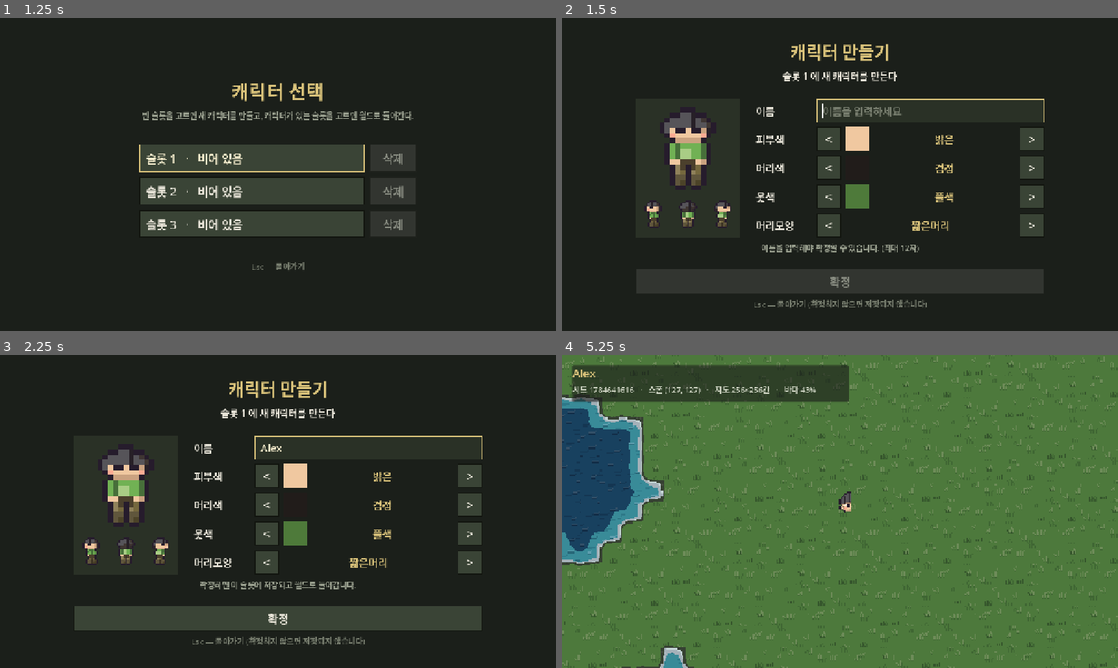
Above: before the commit, frames 1-4 (two rows, left to right).
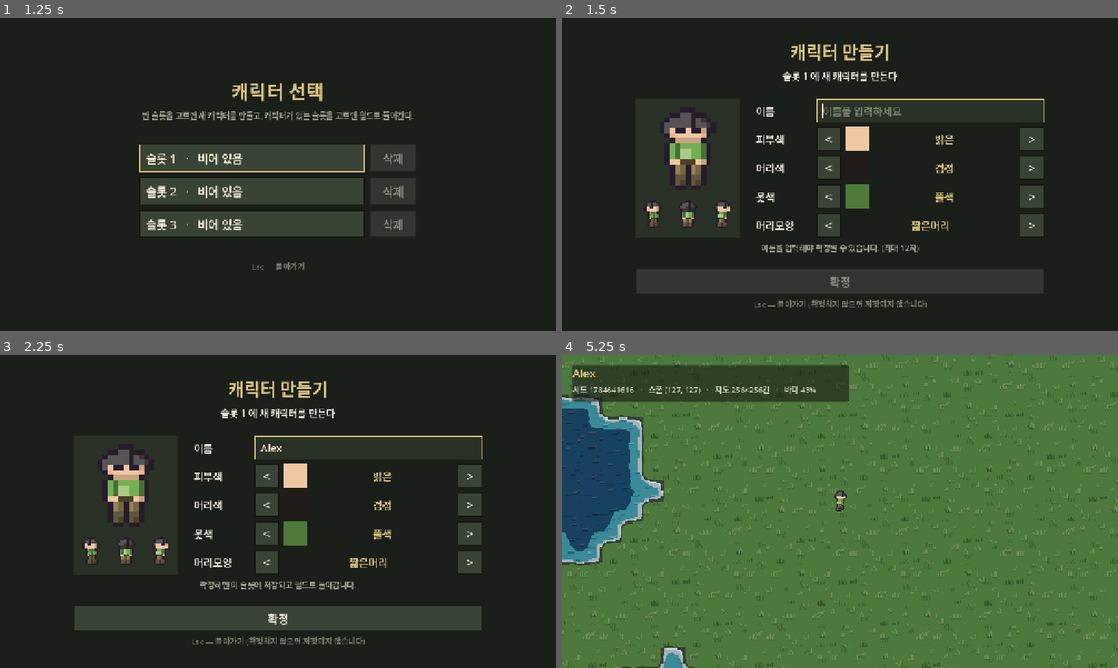
Above: after the commit, the same moments.

Repository: kimtuna/Gunfarm
Game: Godot game, scene res://scenes/main_menu.tscn
Same seed, same stepped clock (60 frames per second), same inputs: the game is played once before the commit and once after it.
Inputs (mouse positions are in pixels of both pictures, inside the frame that each line leads up to):
- Up to frame 1 (1.25 s): click "플레이" at 0.5 s
- Up to frame 2 (1.5 s): click "슬롯 1 · 비어 있음" at 1.25 s
- Up to frame 3 (2.25 s): click (366, 448) at 2.02 s; type "Alex" at 2.1 s
- Up to frame 4 (5.25 s): click "<" at 2.75 s; click ">" at 3.5 s; click "확정" at 4.25 s; tap Enter at 5 s; move the mouse to (962, 495) at 5.02 s; hold D (move_right) from 5.03 s (still down); click (962, 495) at 5.17 s

Frame 1 is identical in both runs. In frame 2, less than 0.1% of the frame differs, in the area x 16-29%, y 46-65%; in frame 3, less than 0.1%; in frame 4, 0.2%, in the area x 49-52%, y 43-51%.

Commit message:
[INBOX #20] 17px 걷기 — 6프레임 × 4방향 × 머리모양 4종을 새 캔버스에서 다시 구웠다
34px 로 남아 있던 걷기 시트 4장을 idle 과 같은 17px 캔버스로 다시 굽고, 걷기 진폭과
재생 속도를 그 크기에 맞춰 다시 잡았다. 검사(`qa_sprite_check.py`)의 걷기 스펙도 옛
34px 숫자를 버리고 idle 과 같은 스펙 위로 옮겼다.

## 스스로 판단해서 고친 부분
- **몸이 가라앉는 바운스를 뺐다(`bob=0`).** 몸 알맹이가 14px 뿐이라 최소 단위인 1px
  이 목을 통째로 먹어서, 튀는 게 아니라 주저앉는 것으로 보였다(3배로 나란히 놓고
  확인). 다리도 세 줄뿐이라 몸만 내려가면 한 줄을 잃어 「비율」·「대비」가 깨졌다.
- **허리띠가 소매를 가로지르지 않게 했고, 내부선을 만들지도 받지도 않게 했다.**
  걷다가 손이 허리띠 줄을 비우는 순간 소매 끝이 통째로 띠가 되고 허벅지 줄이 통째로
  어두워졌다. 이 고침으로 idle 픽셀도 두 칸 바뀌어 idle 도 같이 다시 구웠다(「단색」
  pants 60% → 40%).
- **앞/뒷모습 팔 스윙을 어깨가 아니라 손만 움직이게 했다.** 어깨까지 올라가면 상의
  맨 윗줄이 한 줄 올라가 머리 비율이 43% → 36% 로 잡힌다.
- **재생 속도 10 → 14fps.** 보폭은 절반이 됐는데 이동 속도 240 은 그대로라 한 걸음이
  캐릭터 키의 1.4배가 됐다. 걸음 빈도는 다리 길이의 제곱근에 반비례한다.
- **「이어짐」 상한을 0.40 → 0.30 으로 조이고, 「각짐」은 걷기에서도 5px 로 뒀다.**
  머리모양별 완화표(`_WALK_BY_STYLE`)는 필요가 없어져 통째로 없앴다.
- **`qa_player_walk.gd` 의 기다림을 시간 기준으로 바꿨다** — INBOX #21 의 범위지만
  #20 (3) "다시 통과시킨다"를 지키려면 그 길밖에 없었다. `WALK_FPS` 를 망가뜨려
  FAIL 이 나는 것까지 확인했고, #21 에는 `qa_player_world.gd` 만 남았다고 적었다.

## 어려움 / 에러와 해결
- 반으로 나눈 값으로 시작했더니 「대비」 pants|boot 3, 「단색」 pants 84% 로 깨졌다.
  원인은 진폭이 아니라 위의 허리띠 두 가지였다 — 진폭보다 먼저 고쳤다.
- 보폭 1.7 부터는 「이어짐」이 상한을 넘는다. 눈으로는 1.8 이 제일 시원했지만 상한을
  늦추는 대신 1.6 으로 내렸다.
- `qa_player_world` 는 여전히 간헐적으로 실패한다(세 번 중 한 번). INBOX #21 그대로이고
  이번 변경과 무관하다.

Diff:
--- a/game/qa/qa_player_walk.gd
+++ b/game/qa/qa_player_walk.gd
@@ -46,16 +46,25 @@
 const AIM_REACH := 0.3
 
 ## 애니메이션이 실제로 넘어가는지 보려면 한 프레임(1/`WALK_FPS` 초)보다 확실히
-## 오래 눌러야 한다. 60fps 기준 25프레임 ≈ 0.42초 ≈ 걷기 4프레임.
-const HOLD_FRAMES := 25
-
-## 걷기 프레임 미리보기 배율. 34px 칸이라 그냥 저장하면 눈으로 판정할 수 없다.
-const STRIP_ZOOM := 5
+## 오래 눌러야 한다. 0.5초 = 걷기 5프레임.
+##
+## **프레임 수가 아니라 시간으로 센다**(2026-09-07, INBOX #20). `--script` 로 띄운
+## 창은 수직동기화가 없어 수백~수천 fps 로 돌아서(docs/GOTCHAS.md), "25프레임
+## 기다리기"가 실제로는 몇 ms 라 10fps 애니메이션이 한 칸도 안 넘어간다 — 빠른
+## 기계에서 이 검사가 통째로 거짓 실패했다.
+const HOLD_SECONDS := 0.5
+
+## 상태를 바꾼 뒤 다음 단계까지 두는 여유(초). 캡처가 한 프레임 전을 찍지 않게,
+## 그리고 고정 틱(1/60초) 위에서 도는 로직이 실제로 몇 번 돌게 하려면 필요하다.
+const SETTLE_SECONDS := 0.15
+
+## 걷기 프레임 미리보기 배율. 17px 칸이라 그냥 저장하면 눈으로 판정할 수 없다.
+const STRIP_ZOOM := 8
 
 var _fails: Array[String] = []
 var _steps: Array[Callable] = []
 var _step := 0
-var _wait := 0
+var _wait_time := 0.0
 var _seen_frames := {}
 
 
@@ -94,17 +103,17 @@
 	_steps.append(_save_strip)
 
 
-func _process(_delta: float) -> bool:
+func _process(delta: float) -> bool:
 	if current_scene == null:
 		return false  # change_scene_to_file 은 지연 반영된다 (docs/GOTCHAS.md).
-	if _wait > 0:
-		_wait -= 1
+	if _wait_time > 0.0:
+		_wait_time -= delta
 		return false
 	if _step >= _steps.size():
 		return _report()
 	var step: Callable = _steps[_step]
 	_step += 1
-	_wait = 3  # 상태를 바꾼 직후 캡처하면 한 프레임 전이 찍힌다 (docs/GOTCHAS.md).
+	_wait_time = SETTLE_SECONDS
 	step.call()
 	return false
 
@@ -227,11 +236,13 @@
 	_aim(aim_dir)
 	Input.action_press(KEYS[move_dir])
 	_seen_frames[aim_dir] = 0
-	_wait = HOLD_FRAMES + 5
-	# 누르고 있는 동안 몇 종류의 프레임이 나왔는지 센다.
+	_wait_time = HOLD_SECONDS + SETTLE_SECONDS
+	# 누르고 있는 **실제 시간** 동안 몇 종류의 프레임이 나왔는지 센다 — 프레임 수로
+	# 세면 창이 빠를수록 짧게 눌러서, 걷기가 멀쩡해도 한 칸도 안 넘어간다.
 	var seen := {}
 	var sprite := _sprite()
-	for i in HOLD_FRAMES:
+	var until := Time.get_ticks_msec() + int(HOLD_SECONDS * 1000.0)
+	while Time.get_ticks_msec() < until:
 		await process_frame
 		if sprite != null:
 			seen[sprite.frame] = true
--- a/game/scripts/player_frames.gd
+++ b/game/scripts/player_frames.gd
@@ -24,7 +24,7 @@
 
 ## 칸 안에서 발이 닿는 y(아트 픽셀, 아래 경계). 이 줄이 노드 원점에 오게 스프라이트를
 ## 올린다 — **원점 = 발밑**이라야 타일 점유와 앞뒤(Y) 정렬이 자연스럽다.
-## 그림은 y 15 줄까지 차고(외곽선 포함) 그 아래 한 줄이 걷기의 바운스 자리다.
+## 그림은 y 15 줄까지 찬다(외곽선 포함) — 그 아래 한 줄은 비어 있다.
 const FEET_Y := 16
 
 ## 시트의 행 순서. `player_motion.gd` 의 방향 enum 과 같은 순서여야 한다.
@@ -33,10 +33,16 @@
 ## idle 은 지금 1프레임뿐이라 속도는 의미가 없다 — 프레임이 늘어날 때를 위한 값.
 const IDLE_FPS := 4.0
 
-## 걷기(INBOX #15). 한 바퀴 6프레임이라 10fps 면 0.6초에 두 걸음 =
-## 초당 약 3.3걸음이다 — 이동 속도(240 = 타일 5칸/초, `player_motion.gd`)에서
-## 한 걸음이 타일 1.5칸쯤 되게 잡은 값이다. 더 느리면 미끄러지는 것처럼 보인다.
-const WALK_FPS := 10.0
+## 걷기(INBOX #15). 한 바퀴 6프레임이라 14fps 면 0.43초에 두 걸음 =
+## 초당 약 4.7걸음이고, 이동 속도(240 = 타일 5칸/초, `player_motion.gd`)에서
+## **한 걸음이 타일 1칸쯤**이다. 더 느리면 발이 땅에서 미끄러지는 것처럼 보인다.
+##
+## **2026-09-07 (INBOX #20) 에 10 → 14 로 올렸다.** 캔버스가 34 → 17px 로 절반이
+## 되면서 그릴 수 있는 보폭도 절반이 됐는데(다리가 세 줄뿐이다) 이동 속도는 그대로라,
+## 10fps 로는 한 걸음이 캐릭터 키의 1.4배(타일 1.5칸)가 되어 걷는 게 아니라 미끄러져
+## 보인다. 걸음 빈도는 다리 길이의 제곱근에 반비례하므로(절반이면 √2 배) 10 × 1.41 ≈ 14
+## 이고, 그러면 한 걸음이 캐릭터 키만큼(타일 1칸)으로 줄어든다.
+const WALK_FPS := 14.0
 
 ## 한 캐릭터가 가진 모션과 그 재생 속도. **여기 한 줄을 늘리면** 시트가 자동으로
 ## 같이 실려서 `<모션>_<방향>` 애니메이션이 생긴다(도구별 모션이 그렇게 붙는다).
Binary file changed: game/assets/sprites/player_idle_bob.png
Binary file changed: game/assets/sprites/player_idle_long.png
Binary file changed: game/assets/sprites/player_idle_ponytail.png
Binary file changed: game/assets/sprites/player_idle_short.png
Binary file changed: game/assets/sprites/player_walk_bob.png
Binary file changed: game/assets/sprites/player_walk_long.png
Binary file changed: game/assets/sprites/player_walk_ponytail.png
Binary file changed: game/assets/sprites/player_walk_short.png
Not shown, changed: docs/DESIGN.md
Not shown, changed: docs/STATUS.md
Not shown, changed: docs/STYLE_GUIDE.md
Not shown, changed: docs/design_reference/player_hairstyles_x6.png
(and 5 more such lines)
